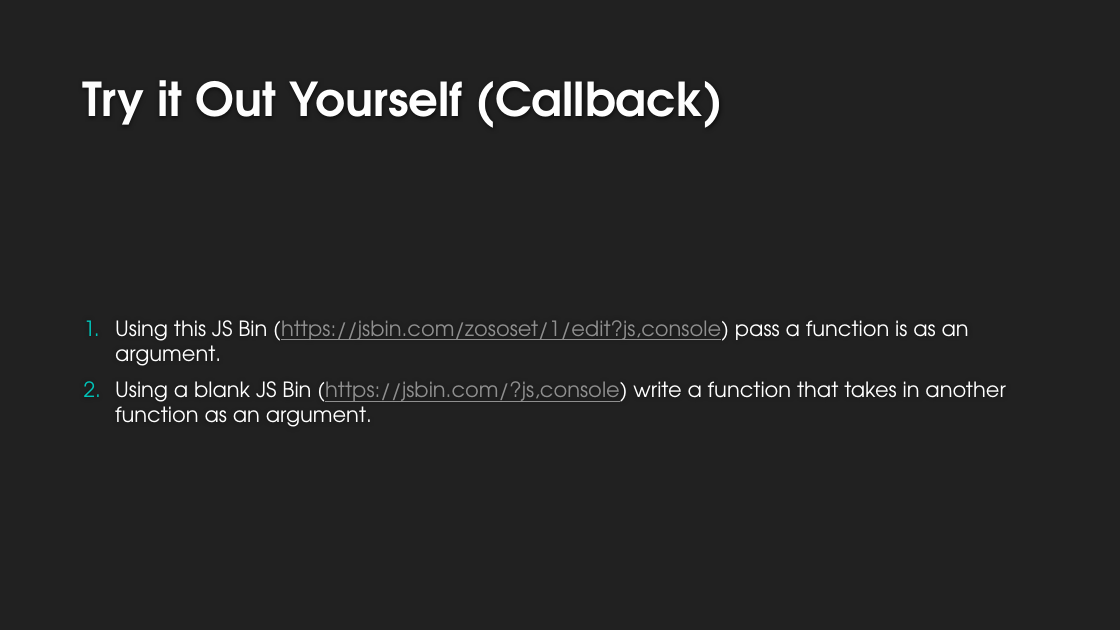
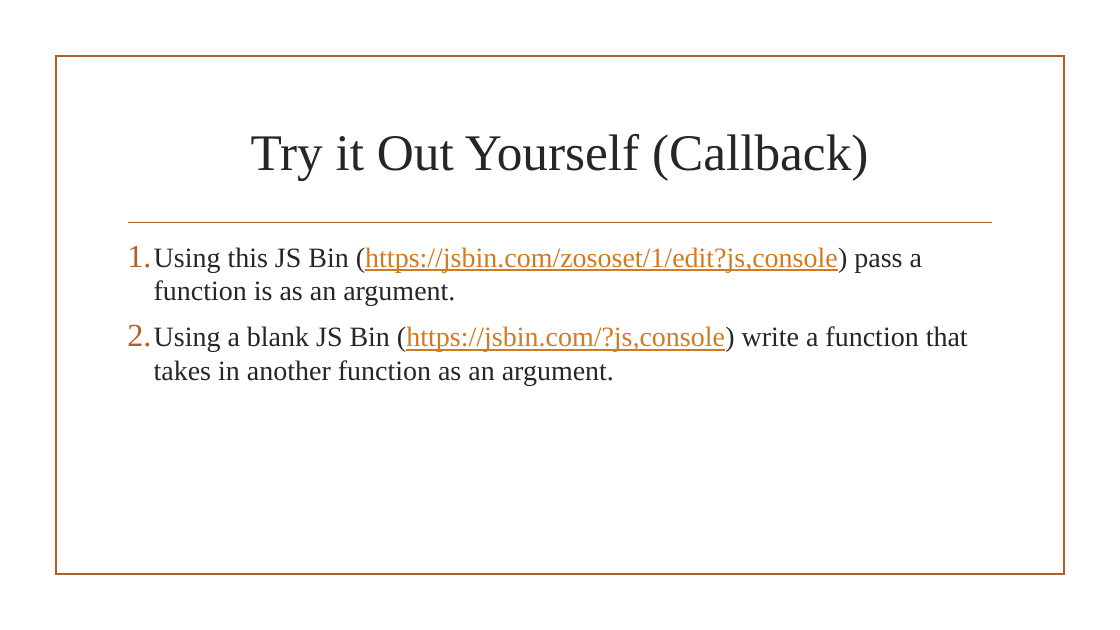
Before and after one commit to ericglasser/javascript-array-map-lesson, a slide deck: slide 9 of javascript-map-array-lesson.pptx (slide 7 before the commit). Drawn at 1120x630 pixels with LibreOffice and Linux fonts; fonts in the diff are those of the drawing; background and template pictures are left out. Boxes give left, top, right and bottom in pixels: in the first picture for what was removed or moved away, otherwise in the second. Text is boxed around its words. In the diff, an @@ line names an element or a change of style, - is before the commit and + after.

```diff
--- a/javascript-map-array-lesson.pptx
+++ b/javascript-map-array-lesson.pptx
@@ background #212121 to picture (left out) @@
@@ rectangle added at <box>55,56,1064,575</box>, outline #B15E28 1.25 pt @@
@@ title "Try it Out Yourself (Callback)": place and size @@
-title "Try it Out Yourself (Callback)" at <box>83,80,723,128</box>
+title "Try it Out Yourself (Callback)" at <box>251,134,868,181</box>
@@ title "Try it Out Yourself (Callback)" at <box>251,134,868,181</box>: size 40 to 44 pt, font TeX Gyre Adventor to Times New Roman, text colour #FEFEFE to #262626, bold off; alignment left to centre; vertical alignment bottom to middle @@
@@ text "Using this JS Bin (https://jsbin.com/zososet/1/edit?js,conso ...": place and size @@
-text "Using this JS Bin (https://jsbin.com/zososet/1/edit?js,conso ..." at <box>115,320,1005,427</box>
+text "Using this JS Bin (https://jsbin.com/zososet/1/edit?js,conso ..." at <box>154,247,968,386</box>
@@ text "Using this JS Bin (https://jsbin.com/zososet/1/edit?js,conso ..." at <box>154,247,968,386</box>: size 18 to 24 pt, font TeX Gyre Adventor to Times New Roman; text colour #FFFFFF to #262626 in "Using this JS Bin (https://jsbin.com/zososet/1/edit?js,conso ...", "Using a blank JS Bin (https://jsbin.com/?js,console) write ..."; text colour #8F8F8F to #D37A21 in "(https://jsbin.com/zososet/1/edit?js,console)", "(https://jsbin.com/?js,console)"; indent changed; more space between paragraphs; bullet colour #00C6BB to #B15E28; vertical alignment middle to top @@
@@ line added from (129, 223) to (992, 223), #B15E28 1.25 pt @@
```
Also in this commit, not shown: 11 other slides changed, 3 slides added.
